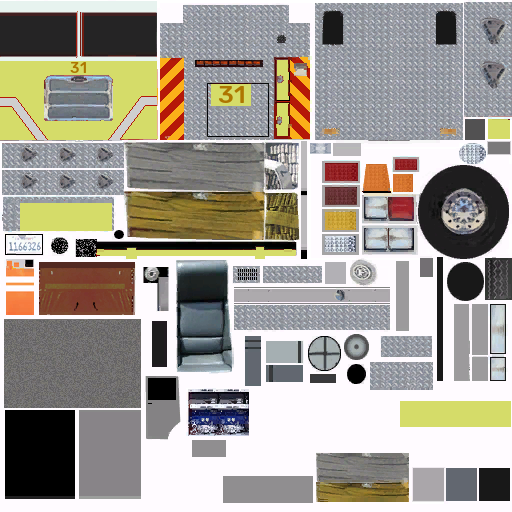
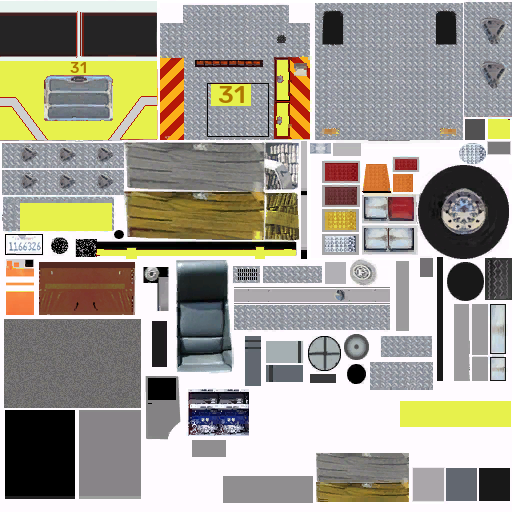
The second 512x512 image is a revision of the first. Changes to its layers:
painted on "side angle" over [113, 96, 157, 139]
painted on "fire_engine1_2t.dds" over [0, 56, 511, 498]
